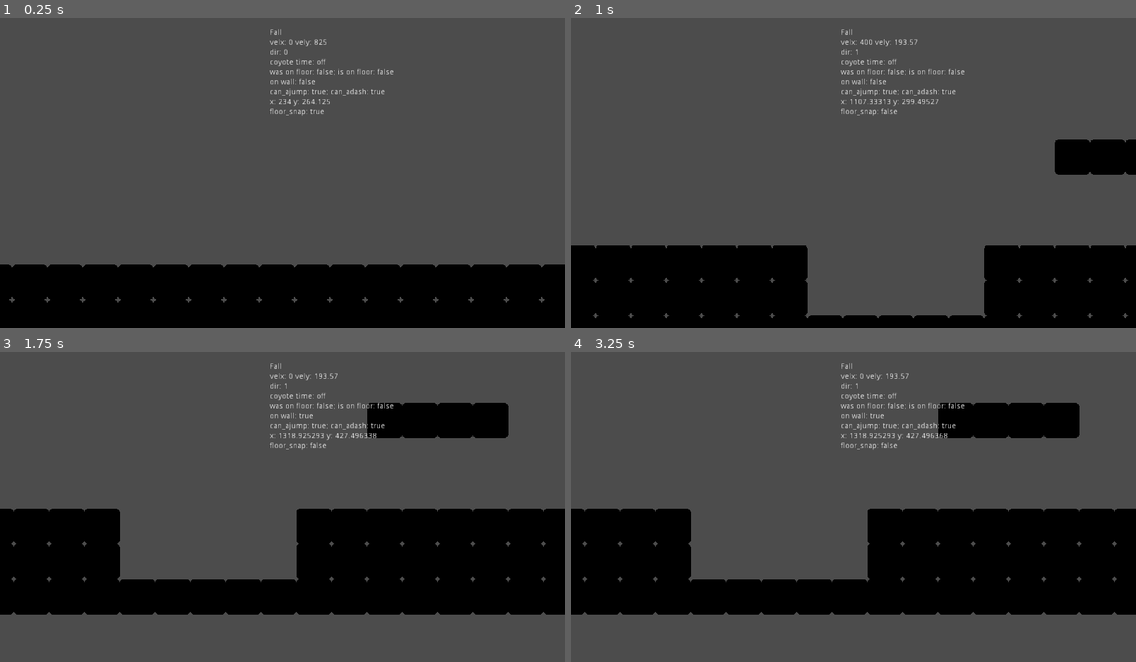
Above: before the commit, frames 1-4 (two rows, left to right).
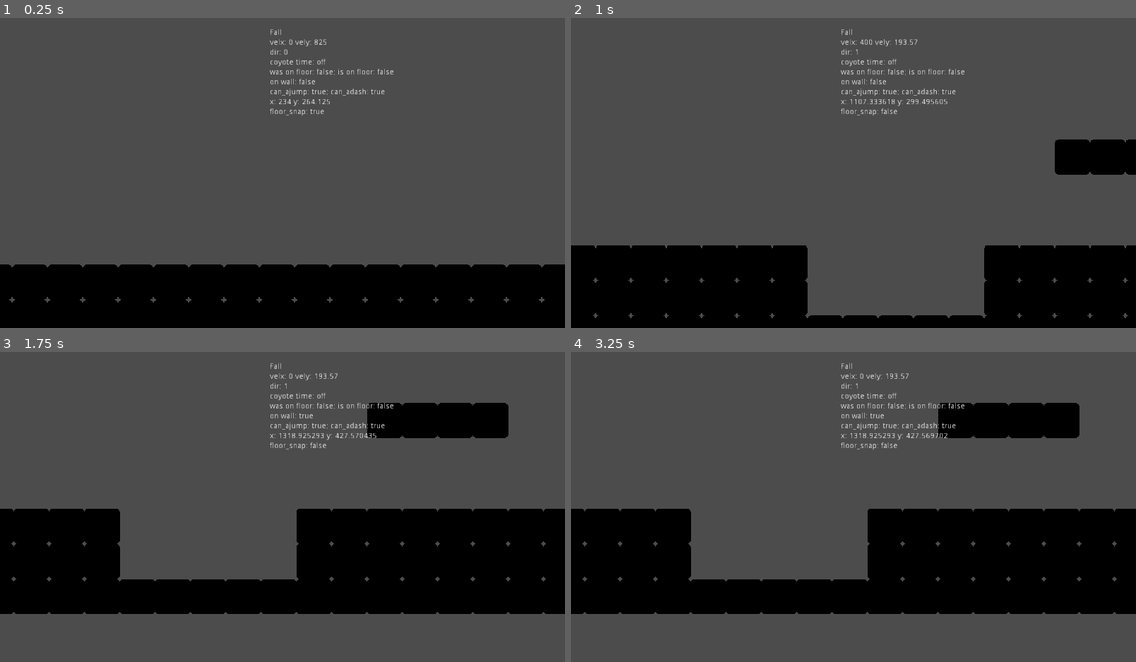
Above: after the commit, the same moments.

Repository: azylazide/godot-player-statemachine
Game: Godot game, scene res://fsm/fsm.tscn
Two runs of this game, one before a commit and one after it. Both use one fixed random seed, a clock stepped at 60 frames per second and the inputs below. The engine's default icon, where the game draws it, is replaced by a stand-in: a white triangle on a blue panel in a dark square.
Inputs:
- Up to frame 1 (0.25 s): no input
- Up to frame 2 (1 s): hold Right (right) from 0.53 s (still down); hold X (dash) from 0.53 s (still down); tap Up (jump) at 0.77 s
- Up to frame 3 (1.75 s): keep holding Right (right); release X (dash) at 1.28 s; tap X (dash) at 1.35 s; tap Up (jump) at 1.52 s
- Up to frame 4 (3.25 s): release Right (right) at 2.03 s; hold Left (left) 2.03-2.78 s; hold X (dash) 2.03-2.78 s; hold Right (right) from 2.78 s (still down); tap X (dash) at 2.85 s; tap Up (jump) at 3.02 s

Frame 1 is identical in both runs. In frame 2, less than 0.1% of the frame differs, in the area x 55-67%, y 26-29%; in frame 3, 0.2%; in frame 4, 0.2%, in the area x 0-100%, y 26-85%.

Commit message:
trying ways to fix the player sliding in horizontal moving platforms

Diff:
--- a/fsm/player/player.gd
+++ b/fsm/player/player.gd
@@ -30,18 +30,17 @@
 var floor_snap: bool
 
 onready var dash_cooldown:= $DashCooldown
-
 var can_adash:= true
 
 onready var coyote_timer:= $CoyoteTime
-
 var can_ajump:= true
 
 onready var jump_bufferer:= $JumpBufferTime
-
 var can_wcling:= false
 
 onready var floor_cast:= $FloorRayCast
+
+const SLOPE_STOP_THRESHOLD:= 100.0
 
 func _ready() -> void:
 	#calculate gravity constant
@@ -92,7 +91,11 @@
 	velocity.x = lerp(velocity.x, MAX_WALK_TILE*_tile_units*direction,0.6)
 
 func apply_movement() -> void:
-	velocity = move_and_slide_with_snap(velocity,is_floor_snap(),Vector2.UP)
+	if direction == 0 and abs(velocity.x) < SLOPE_STOP_THRESHOLD:
+		velocity.x = 0
+	var stop_on_slope:= true if get_floor_velocity().x == 0 else false
+
+	velocity = move_and_slide_with_snap(velocity,is_floor_snap(),Vector2.UP,stop_on_slope)
 
 	#save face direction; updates to last direction
 	if direction == 0:
@@ -132,7 +135,7 @@
 	return is_on_wall()
 
 func is_floor_snap() -> Vector2:
-	var output:= Vector2.DOWN*32
+	var output:= Vector2.DOWN*43
 	if floor_snap:
 		return output
 	else:
